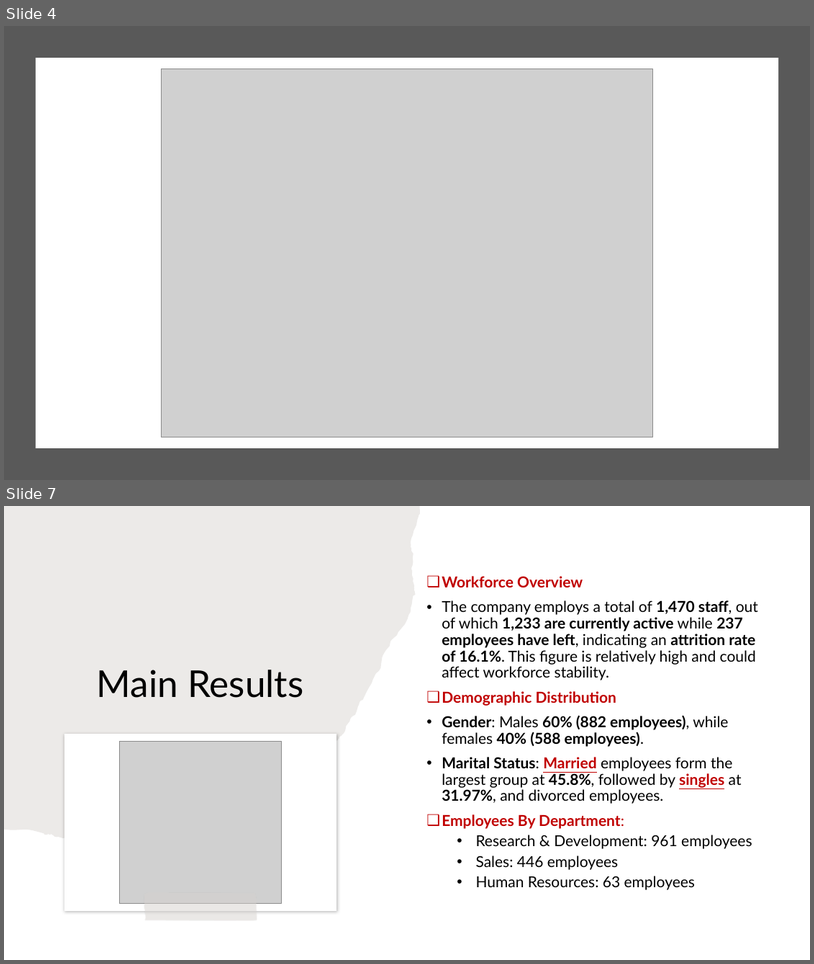
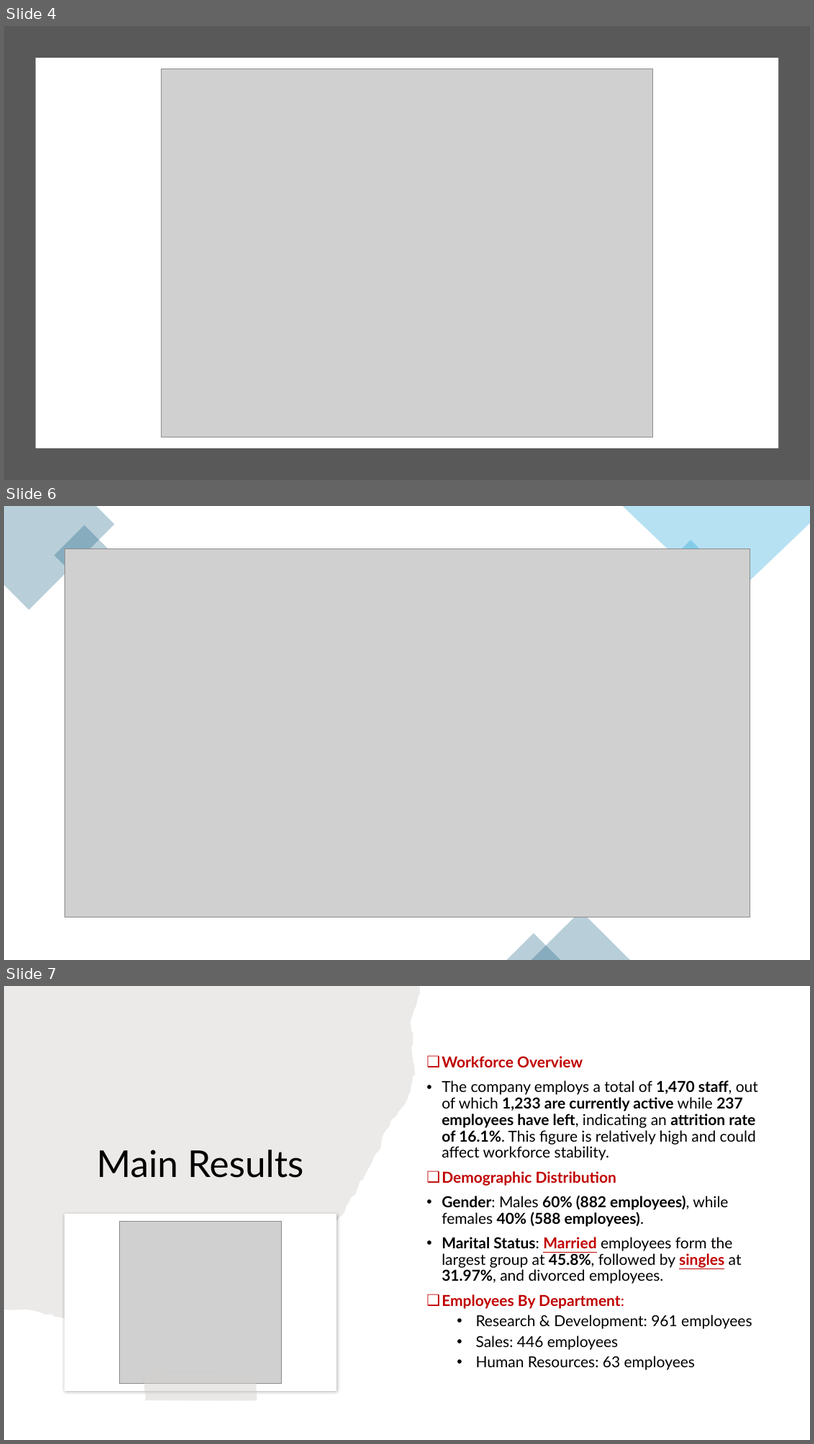
Before and after one commit to Waleed2025xp/Group4_final-project, a slide deck: project_Group4/Hr project_Group 4.pptx. Shown one above the other, each under a label of ours: slides 4 and 7 before the commit, slides 4, 6 and 7 after it; the slides between them are not shown. The pictures are 814x964 and 814x1444 pixels, drawn with LibreOffice and Linux fonts; fonts in the diff are those of the drawing; grey boxes stand for pictures. Boxes give left, top, right and bottom in pixels: in the first picture for what was removed or moved away, otherwise in the second. Text is boxed around its words. In the diff, an @@ line names an element or a change of style, - is before the commit and + after.

```diff
--- a/project_Group4/Hr project_Group 4.pptx
+++ b/project_Group4/Hr project_Group 4.pptx
@@ slide 6 added at box(4, 506, 810, 960), background #FFFFFF @@
@@ freeform shape added at box(4, 506, 115, 610), fill #156082 at 30% opacity @@
@@ rectangle added at box(54, 525, 115, 586), fill #156082 at 30% opacity @@
@@ freeform shape added at box(623, 506, 810, 604), fill #0F9ED5 at 30% opacity @@
@@ picture added at box(64, 548, 751, 917) @@
@@ rectangle added at box(658, 540, 723, 605), fill #0F9ED5 at 30% opacity @@
@@ triangle added at box(532, 911, 630, 960), fill #156082 at 30% opacity @@
@@ triangle added at box(507, 933, 561, 960), fill #156082 at 30% opacity @@
```
Also in this commit, not shown: 11 slides changed, 1 other slide added, 1 slide removed, 1 other file.
